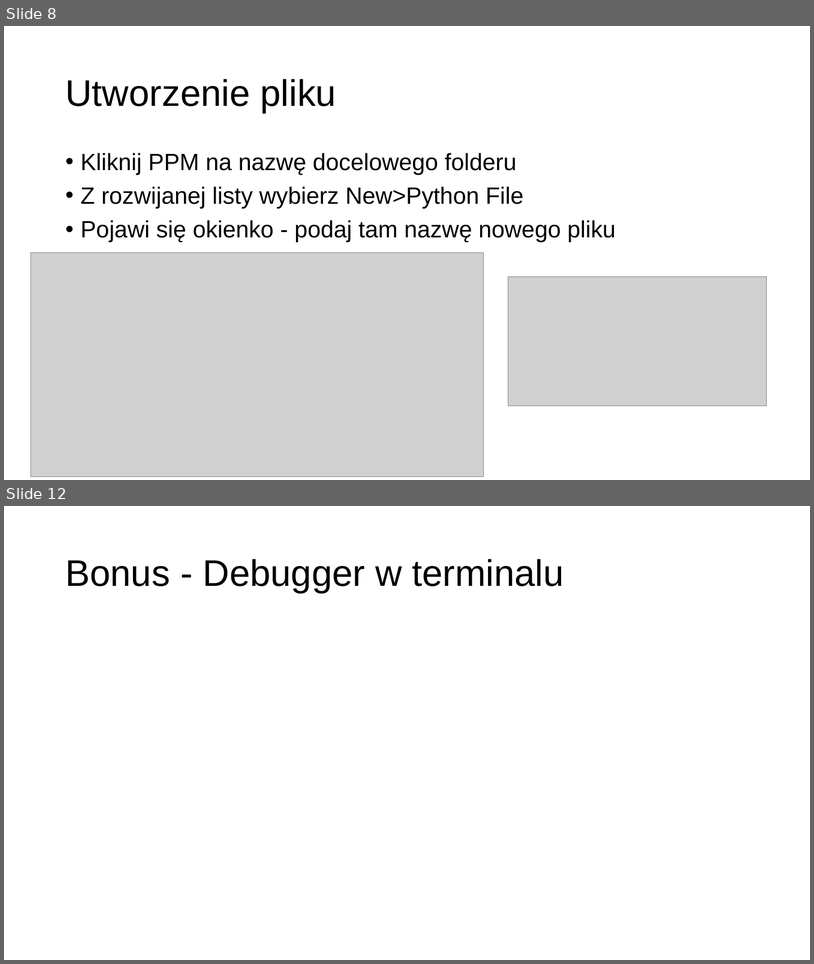
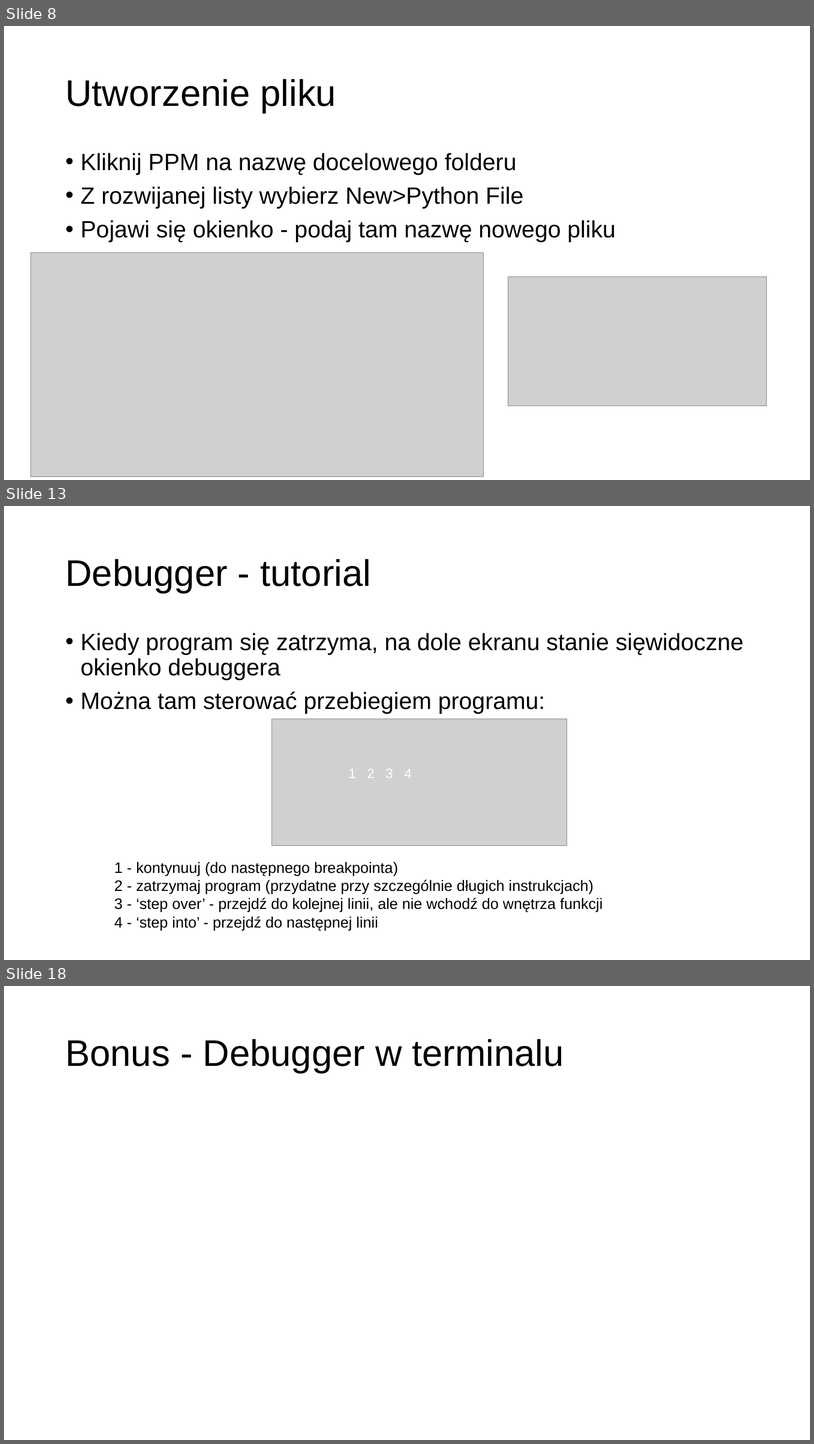
Before and after one commit to MikoStoro/ETI_Academy_Matura, a slide deck: prezentacje/prezentacja1.pptx. Shown one above the other, each under a label of ours: slides 8 and 12 before the commit, slides 8, 13 and 18 after it; the slides between them are not shown. The pictures are 814x964 and 814x1444 pixels, drawn with LibreOffice and Linux fonts; fonts in the diff are those of the drawing; grey boxes stand for pictures; background and template pictures are left out. Boxes give left, top, right and bottom in pixels: in the first picture for what was removed or moved away, otherwise in the second. Text is boxed around its words. In the diff, an @@ line names an element or a change of style, - is before the commit and + after.

```diff
--- a/prezentacje/prezentacja1.pptx
+++ b/prezentacje/prezentacja1.pptx
@@ slide 13 added at [4,506,810,960], background picture (left out) @@
@@ title added at [65,559,372,593], 44 pt, text #000000 @@
+Debugger - tutorial
@@ text added at [81,633,744,714], 28 pt, text #000000 @@
+• Kiedy program się zatrzyma, na dole ekranu stanie sięwidoczne okienko debuggera
+• Można tam sterować przebiegiem programu:
@@ picture added at [272,718,567,846] @@
@@ text added at [348,769,411,778], 16 pt, text #FFFFFF @@
+1 2 3 4
@@ text added at [114,861,603,930], 18 pt, text #000000 @@
+1 - kontynuuj (do następnego breakpointa)
+2 - zatrzymaj program (przydatne przy szczególnie długich instrukcjach)
+3 - ‘step over’ - przejdź do kolejnej linii, ale nie wchodź do wnętrza funkcji
+4 - ‘step into’ - przejdź do następnej linii
@@ what was slide 12 is now slide 18 @@
```
Also in this commit, not shown: 2 slides changed, 7 other slides added, 2 slides removed, 9 other files.
